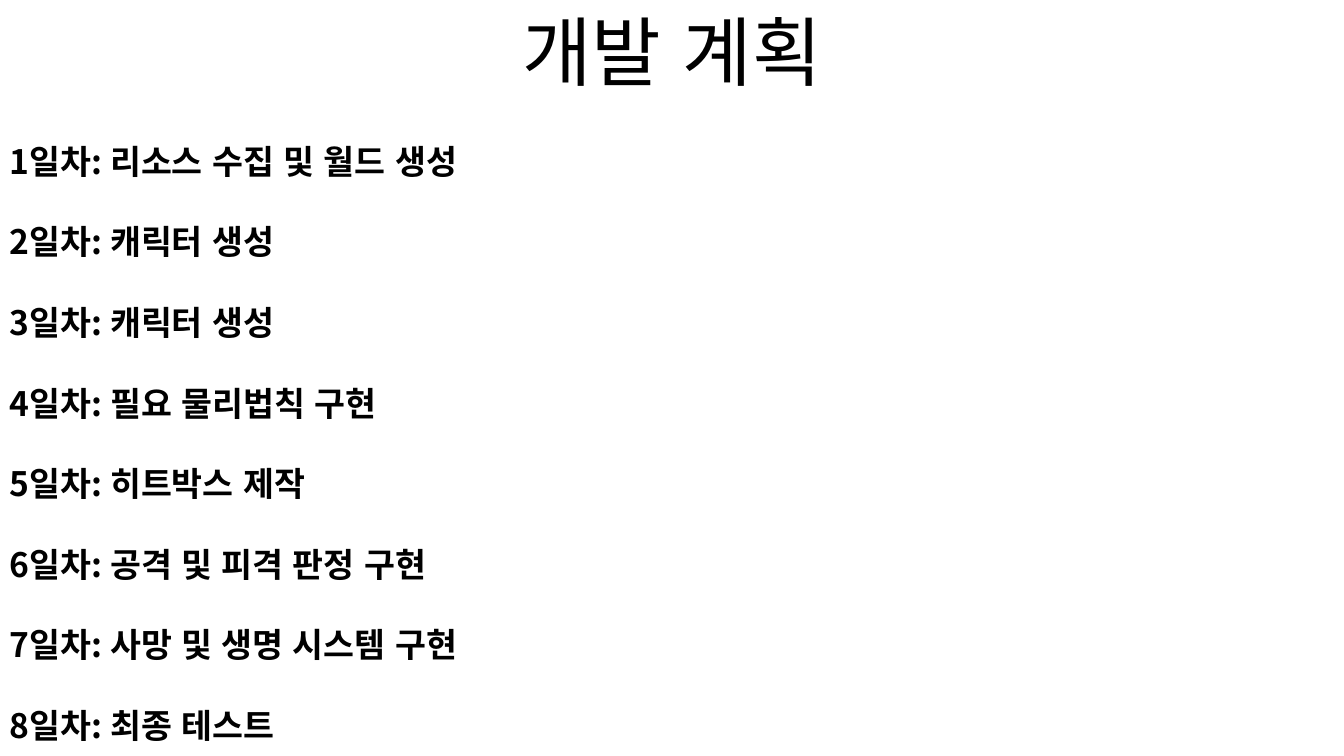
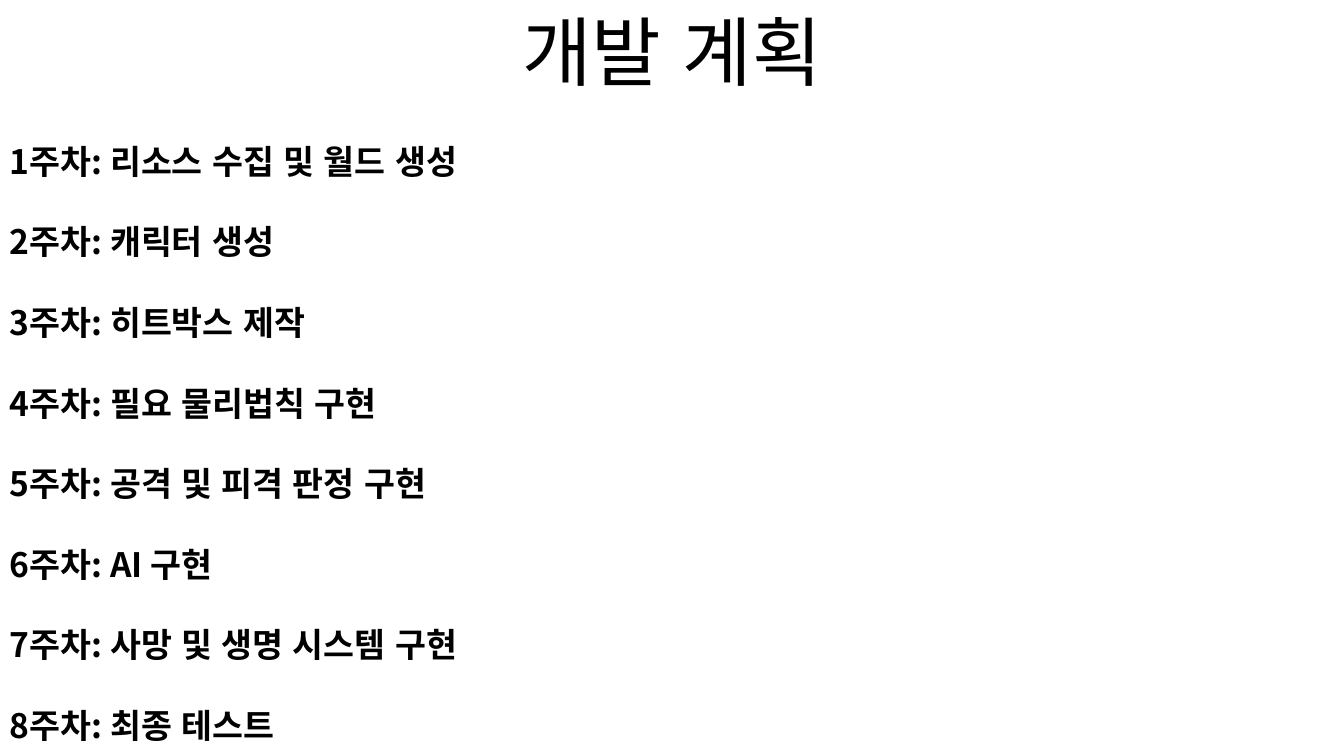
Before and after one commit to lhs020208/2DGP-Project, a slide deck: slide 6 of 발표ppt.pptx. Drawn at 1344x756 pixels with LibreOffice and Linux fonts; fonts in the diff are those of the drawing. Boxes give left, top, right and bottom in pixels: in the first picture for what was removed or moved away, otherwise in the second. Text is boxed around its words. In the diff, an @@ line names an element or a change of style, - is before the commit and + after.

Commit message:
개발 계획 수정

```diff
--- a/발표ppt.pptx
+++ b/발표ppt.pptx
@@ text at <box>10,145,457,741</box>: text changed @@
-1일차: 리소스 수집 및 월드 생성
-2일차: 캐릭터 생성
-3일차: 캐릭터 생성
-4일차: 필요 물리법칙 구현
-5일차: 히트박스 제작
-6일차: 공격 및 피격 판정 구현
-7일차: 사망 및 생명 시스템 구현
-8일차: 최종 테스트
+1주차: 리소스 수집 및 월드 생성
+2주차: 캐릭터 생성
+3주차: 히트박스 제작
+4주차: 필요 물리법칙 구현
+5주차: 공격 및 피격 판정 구현
+6주차: AI 구현
+7주차: 사망 및 생명 시스템 구현
+8주차: 최종 테스트
```
